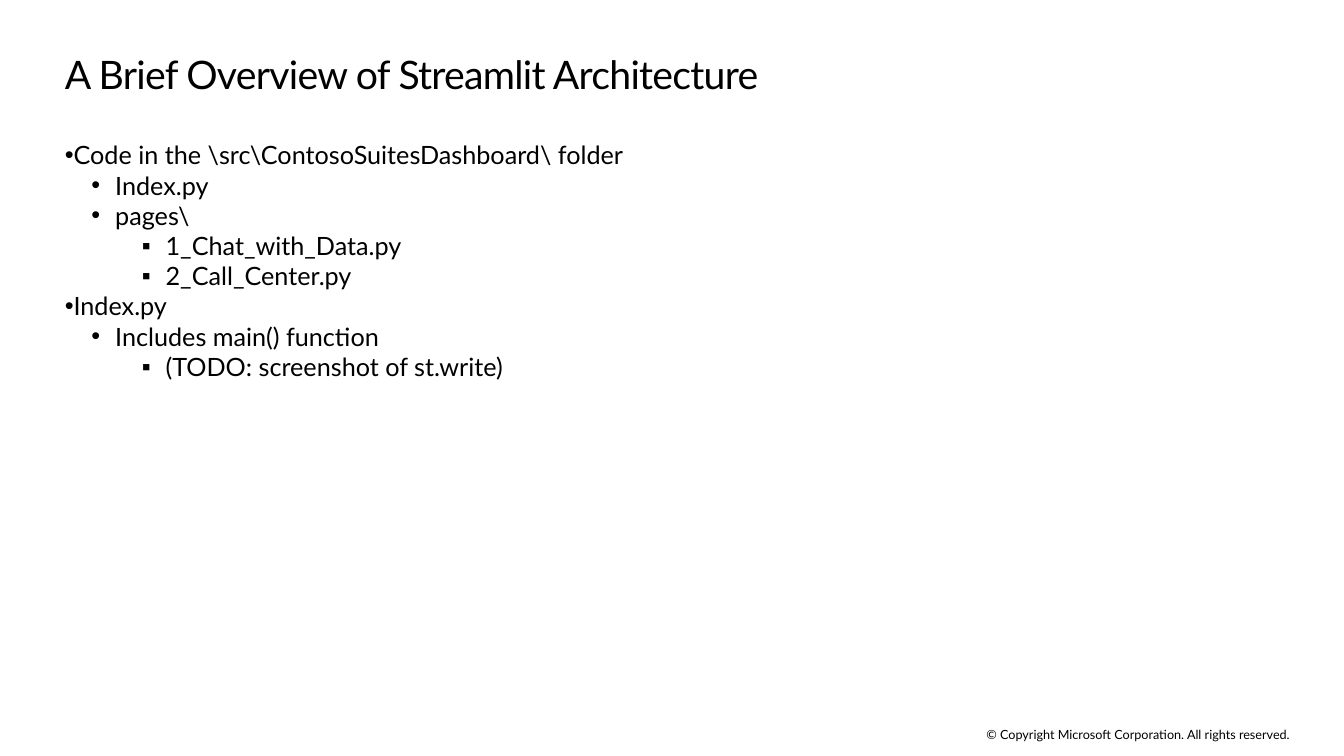
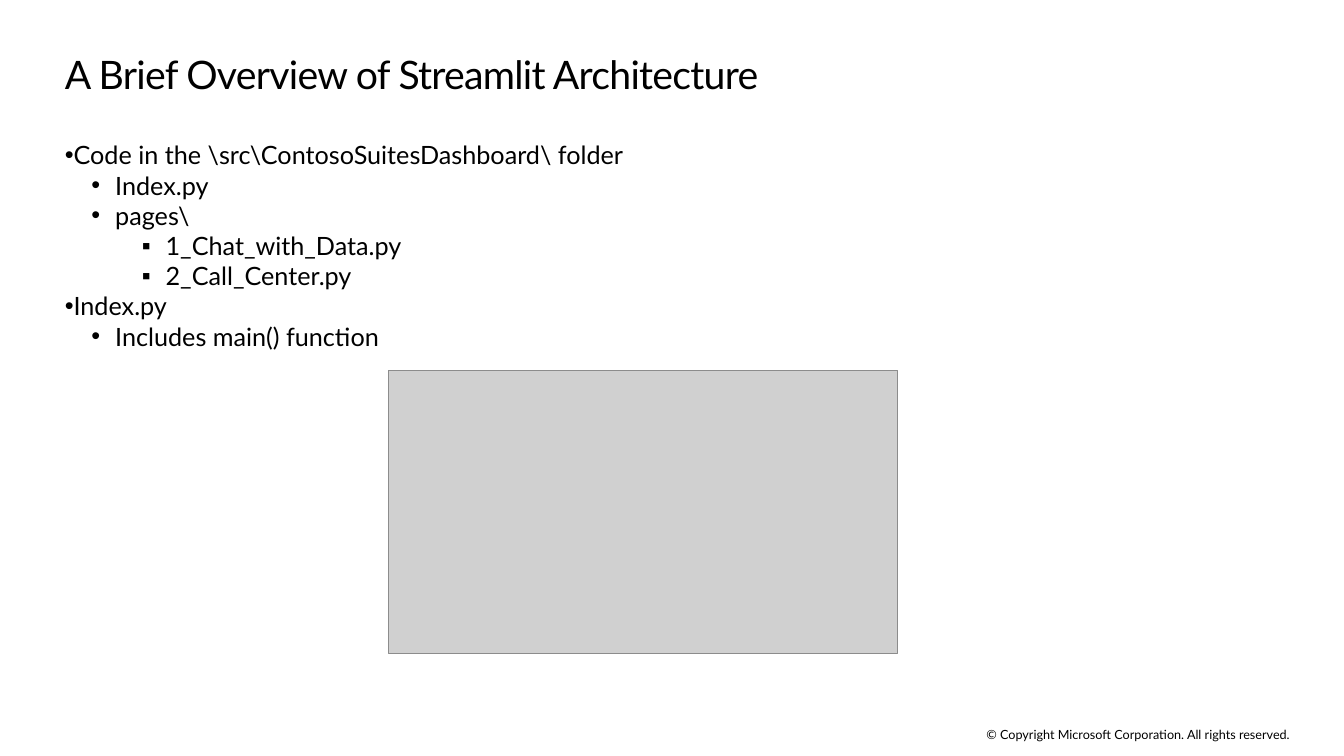
Before and after one commit to microsoft/TechExcel-Implementing-automation-practices-using-Azure-OpenAI, a slide deck: slide 15 of slides/Lab Slides.pptx. Drawn at 1344x756 pixels with LibreOffice and Linux fonts; fonts in the diff are those of the drawing; grey boxes stand for pictures. Boxes give left, top, right and bottom in pixels: in the first picture for what was removed or moved away, otherwise in the second. Text is boxed around its words. In the diff, an @@ line names an element or a change of style, - is before the commit and + after.

```diff
--- a/slides/Lab Slides.pptx
+++ b/slides/Lab Slides.pptx
@@ text at box(166, 356, 503, 380): paragraph removed @@
-    ▪ (TODO: screenshot of st.write)
@@ picture added at box(389, 370, 898, 653) @@
```
Also in this commit, not shown: 1 other slide changed, 2 slides added.
